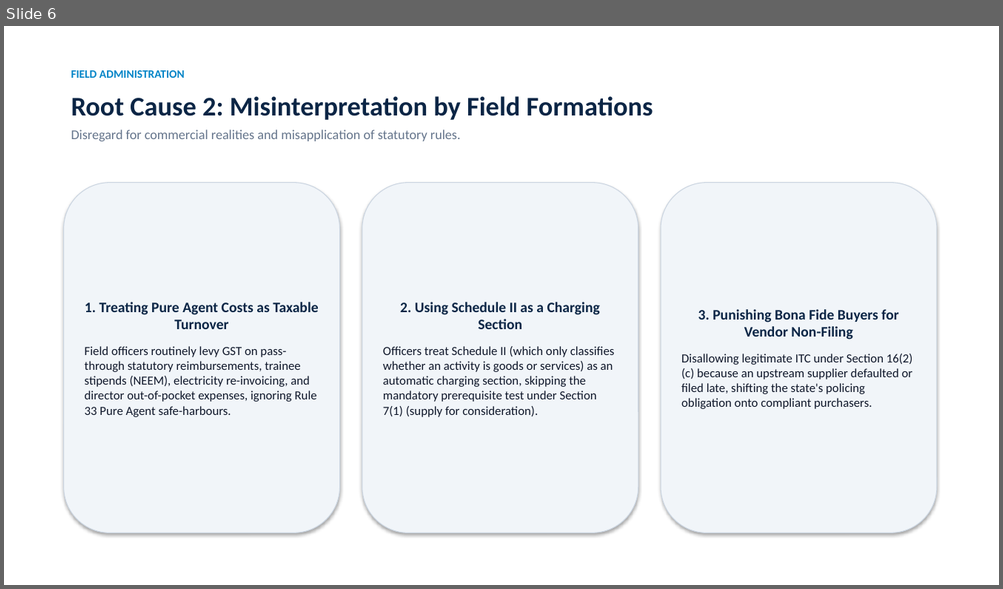
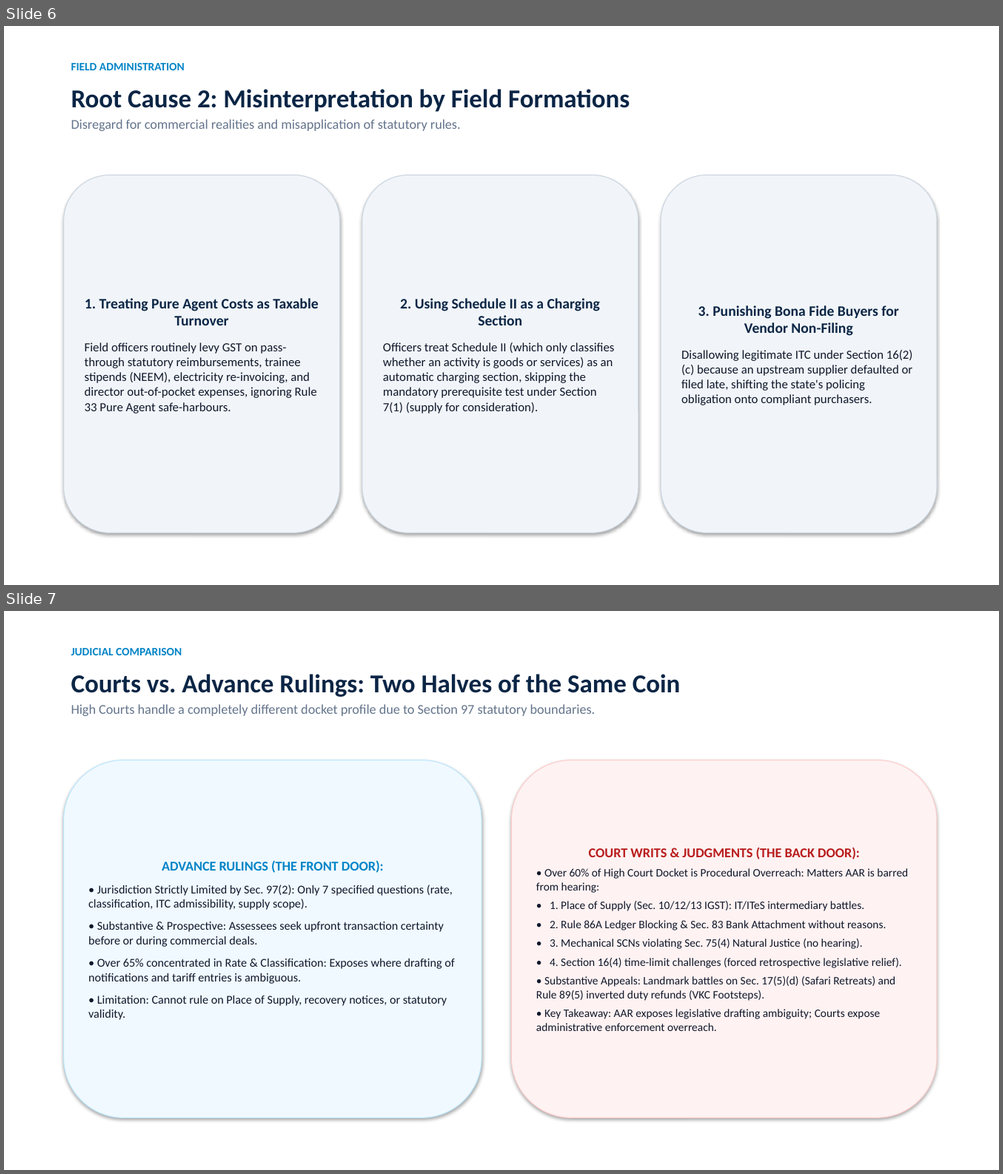
Before and after one commit to vishalquantana/qlaw, a slide deck: docs/GST_Litigation_Causes_Revenue_Secretary.pptx. Shown one above the other, each under a label of ours: slide 6 before the commit, slides 6 and 7 after it. The pictures are 1003x589 and 1003x1174 pixels, drawn with LibreOffice and Linux fonts; fonts in the diff are those of the drawing. Boxes give left, top, right and bottom in pixels: in the first picture for what was removed or moved away, otherwise in the second. Text is boxed around its words. In the diff, an @@ line names an element or a change of style, - is before the commit and + after.

Commit message:
feat(analysis): add court docket divergence and temporal evolution (2018-2026) across deck, excel, doc, and web

```diff
--- a/docs/GST_Litigation_Causes_Revenue_Secretary.pptx
+++ b/docs/GST_Litigation_Causes_Revenue_Secretary.pptx
@@ slide 7 added at (4,611,999,1170), background #FFFFFF @@
@@ rectangle added at (4,611,999,1170), fill #FFFFFF @@
@@ text added at (71,648,182,655), 11 pt, text #0284C7, bold @@
+JUDICIAL COMPARISON
@@ text added at (71,674,680,716), 13 pt, text #64748B @@
+Courts vs. Advance Rulings: Two Halves of the Same Coin
+High Courts handle a completely different docket profile due to Section 97 statutory boundaries.
@@ rounded rectangle added at (64,760,481,1119), fill #F0F9FF, outline #BAE6FD 0.75 pt, 11.5 pt, text #0F172A @@
+ADVANCE RULINGS (THE FRONT DOOR):
+• Jurisdiction Strictly Limited by Sec. 97(2): Only 7 specified questions (rate, classification, ITC admissibility, supply scope).
+• Substantive & Prospective: Assessees seek upfront transaction certainty before or during commercial deals.
+• Over 65% concentrated in Rate & Classification: Exposes where drafting of notifications and tariff entries is ambiguous.
+• Limitation: Cannot rule on Place of Supply, recovery notices, or statutory validity.
@@ rounded rectangle added at (512,760,936,1119), fill #FEF2F2, outline #FECACA 0.75 pt, 11 pt, text #0F172A @@
+COURT WRITS & JUDGMENTS (THE BACK DOOR):
+• Over 60% of High Court Docket is Procedural Overreach: Matters AAR is barred from hearing:
+• 1. Place of Supply (Sec. 10/12/13 IGST): IT/ITeS intermediary battles.
+• 2. Rule 86A Ledger Blocking & Sec. 83 Bank Attachment without reasons.
+• 3. Mechanical SCNs violating Sec. 75(4) Natural Justice (no hearing).
+• 4. Section 16(4) time-limit challenges (forced retrospective legislative relief).
+• Substantive Appeals: Landmark battles on Sec. 17(5)(d) (Safari Retreats) and Rule 89(5) inverted duty refunds (VKC Footsteps).
+• Key Takeaway: AAR exposes legislative drafting ambiguity; Courts expose administrative enforcement overreach.
@@ slide 6 changed as well @@
@@ text "FIELD ADMINISTRATION": place and size @@
-text "FIELD ADMINISTRATION" at (71,70,185,78)
+text "FIELD ADMINISTRATION" at (71,63,185,70)
@@ text "Root Cause 2: Misinterpretation by ...": place and size @@
-text "Root Cause 2: Misinterpretation by ..." at (71,96,653,141)
+text "Root Cause 2: Misinterpretation by ..." at (71,89,629,131)
@@ text "Root Cause 2: Misinterpretation by ..." at (71,89,629,131): size 26 to 25 pt in "Root Cause 2: Misinterpretation by Field Formations"; less space between paragraphs @@
@@ rounded rectangle "1. Treating Pure Agent Costs ...": place and size @@
-rounded rectangle "1. Treating Pure Agent Costs ..." at (64,183,340,534)
+rounded rectangle "1. Treating Pure Agent Costs ..." at (64,175,340,534)
@@ rounded rectangle "2. Using Schedule II as ...": place and size @@
-rounded rectangle "2. Using Schedule II as ..." at (362,183,638,534)
+rounded rectangle "2. Using Schedule II as ..." at (362,175,638,534)
@@ rounded rectangle "3. Punishing Bona Fide Buyers ...": place and size @@
-rounded rectangle "3. Punishing Bona Fide Buyers ..." at (660,183,936,534)
+rounded rectangle "3. Punishing Bona Fide Buyers ..." at (660,175,936,534)
```
Also in this commit, not shown: 9 other slides changed, 1 other slide added, 6 other files.
